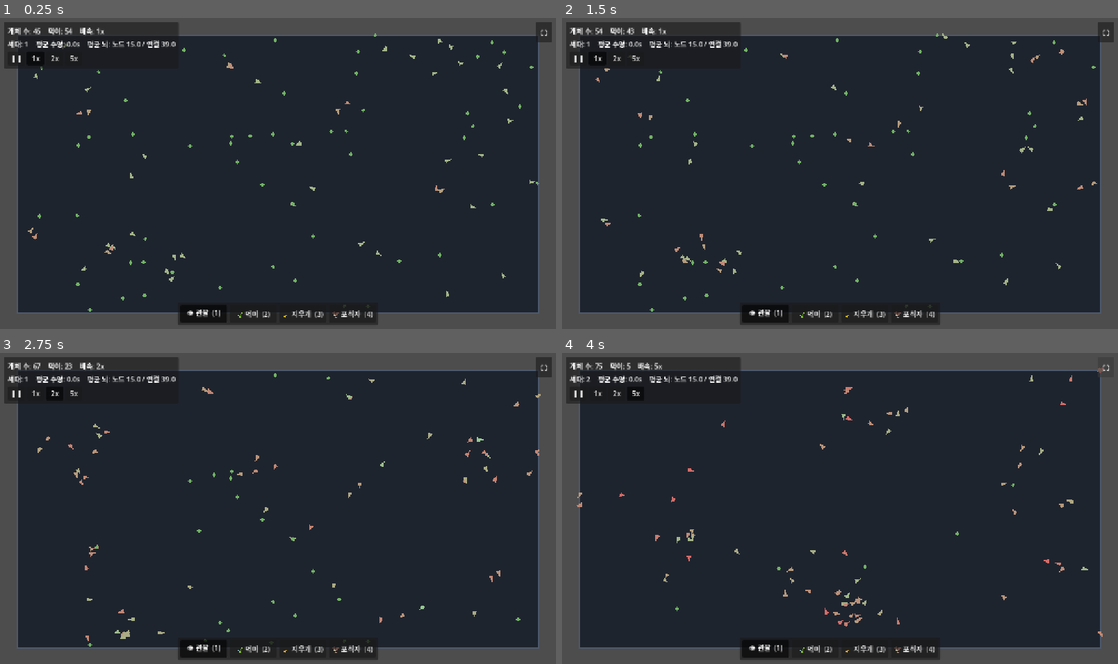
Above: before the commit, frames 1-4 (two rows, left to right).
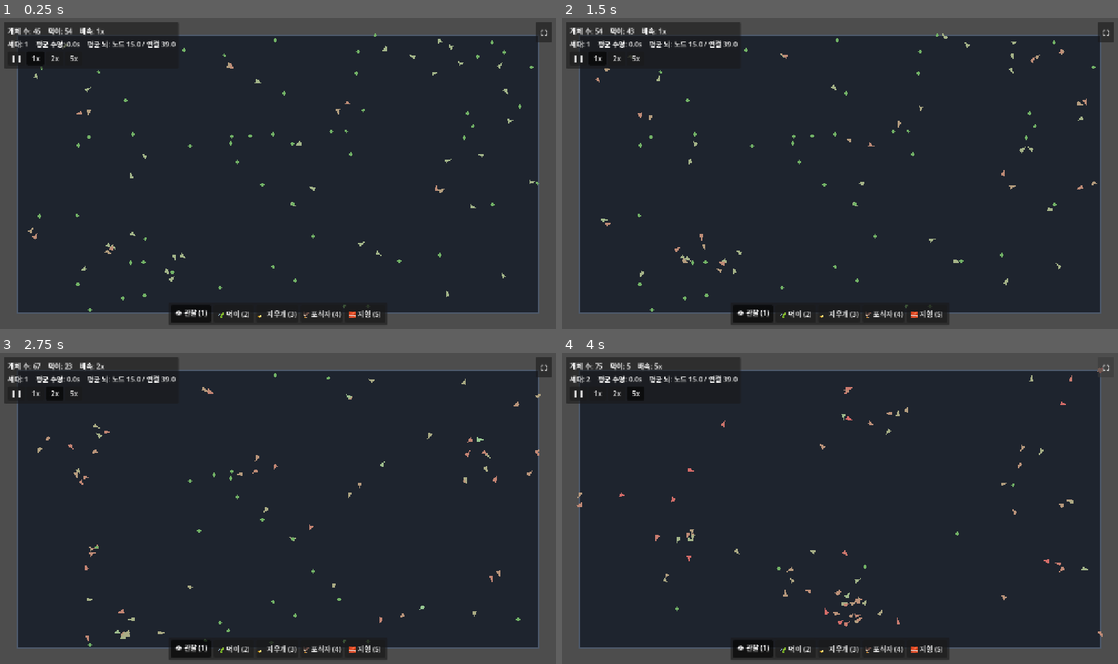
Above: after the commit, the same moments.

Repository: MoriochoRadio/mindlings
Game: Godot game, scene res://scenes/Main.tscn
Two runs of this game, one before a commit and one after it. Both use one fixed random seed, a clock stepped at 60 frames per second and the inputs below.
Inputs:
- Up to frame 1 (0.25 s): no input
- Up to frame 2 (1.5 s): click "❚❚" at 0.5 s; click "1x" at 1.25 s
- Up to frame 3 (2.75 s): click "2x" at 2 s
- Up to frame 4 (4 s): click "5x" at 2.75 s; click "⛶" at 3.5 s

The runs differ from the first frame. In frame 1, 0.7% of the frame differs, in the area x 30-70%, y 92-99%; in frame 2, 0.7%; in frame 3, 0.7%; in frame 4, 0.7%.

Commit message:
M4-3: 지형·장벽 — 공간을 나눠 종 분화 실험 가능
벽으로 무리를 갈라 서로 다른 환경에서 진화시키는 '유도·실험'을 연다
(FUN_DESIGN ②, GAME_DESIGN 4장 niche 분화). 원칙대로 도구 하나만 추가.

- World.gd: 격자(24px) 벽 데이터 + paint_wall/erase_wall + resolve_move(그레이스풀 이동).
  벽은 통과 불가, 부딪히면 축 분리로 벽을 따라 미끄러진다. from이 벽 안이면 자유 탈출
  (벽을 위에 칠해도 영구 끼임 없음 — 안정). 벽은 바뀔 때만 다시 그린다(매 프레임 비용 0,
  벽 없으면 resolve 패스스루).
- Creature.gd / Predator.gd: 이동을 resolve_move로 통과시켜 벽을 막고 미끄러지게.
- GodTools/Toolbar: 🧱 지형 도구(단축키 5). 드래그로 벽 칠하기. 지우개 도구와 우클릭이
  먹이+벽을 함께 제거. 손맛 절제 — 벽 이펙트는 획 시작에만 살짝.
- 범위 규율: 신경망 입력은 건드리지 않음. '벽 센서로 길찾기 진화'는 후속(IDEAS_BACKLOG 기록).
- docs/IDEAS_BACKLOG.md: 벽/지형 센서(진화하는 길찾기) 후속 아이디어 기록.

선택사항(분화 토스트)은 보류: 공간 클러스터 간 유전 분화를 정직하게 감지하려면 별도 작업이
필요하고, 어설픈 휴리스틱은 거짓 토스트를 낸다 → 다음 단계로 미룸.

Co-Authored-By: Claude Opus 4.8 (1M context) <noreply@anthropic.com>

Diff:
--- a/scripts/Creature.gd
+++ b/scripts/Creature.gd
@@ -94,8 +94,10 @@
 	if drive.length() > 0.01:
 		_heading = drive.angle()
 		rotation = _heading
-	position += drive * move_speed * delta
-	position = position.clamp(_bounds.position, _bounds.end)
+	var desired: Vector2 = position + drive * move_speed * delta
+	if _world != null:
+		desired = _world.resolve_move(position, desired)  # 벽을 통과 못 하고 따라 미끄러진다
+	position = desired.clamp(_bounds.position, _bounds.end)
 	_update_color()
 
 	# 번식: 에너지가 임계치를 넘으면 자식 생성(부모 에너지 일부 소모는 World가 처리).
--- a/scripts/GodTools.gd
+++ b/scripts/GodTools.gd
@@ -7,7 +7,7 @@
 ## 캐주얼 우선(LEGIBILITY_UX 2장): 큰 클릭 영역, 쿨다운·자원 없음, 누르면 즉시 반응.
 ## 손맛(FUN_DESIGN 2장 ①): 먹이가 즉시 생기고(DropEffect) 근처 개체가 그쪽으로 모여든다.
 
-enum Tool { OBSERVE, FOOD, ERASE, PREDATOR }
+enum Tool { OBSERVE, FOOD, ERASE, PREDATOR, WALL }
 
 @export_group("먹이 뿌리기")
 ## 한 번 찍을 때 먹이가 퍼지는 반경(px). 크게 = 관대한 조작(캐주얼).
@@ -25,9 +25,14 @@
 ## 포식자는 무겁다 — 드래그로 이만큼 움직일 때마다 한 마리씩만 푼다(절제).
 @export var predator_step: float = 46.0
 
+@export_group("지형/장벽")
+## 벽을 칠하는 브러시 반경(px). 크게 = 관대한 조작(캐주얼).
+@export var wall_brush: float = 30.0
+
 const _FOOD_COLOR := Color(0.55, 0.9, 0.6)
 const _ERASE_COLOR := Color(0.95, 0.55, 0.45)
 const _PRED_COLOR := Color(0.85, 0.35, 0.38)
+const _WALL_COLOR := Color(0.62, 0.58, 0.7)
 
 var _tool: int = Tool.OBSERVE
 var _painting: bool = false      # 좌버튼으로 현재 도구를 칠하는 중
@@ -80,9 +85,11 @@
 		Tool.FOOD:
 			_spread_food(pos)
 		Tool.ERASE:
-			_erase_food(pos)
+			_erase(pos)
 		Tool.PREDATOR:
 			_release_predator(pos)
+		Tool.WALL:
+			_paint_wall(pos)
 	_last_paint = pos
 
 func _spread_food(pos: Vector2) -> void:
@@ -98,10 +105,13 @@
 	if any:
 		_spawn_effect(pos, spread_radius, _FOOD_COLOR)
 
-func _erase_food(pos: Vector2) -> void:
+## 지우개(보조 모드 포함): 반경 안의 먹이와 벽을 함께 지운다.
+func _erase(pos: Vector2) -> void:
 	if _world == null:
 		return
-	if _world.remove_food_near(pos, erase_radius) > 0:
+	var hit: bool = _world.remove_food_near(pos, erase_radius) > 0
+	hit = _world.erase_wall(pos, erase_radius) or hit
+	if hit:
 		_spawn_effect(pos, erase_radius, _ERASE_COLOR)
 
 func _release_predator(pos: Vector2) -> void:
@@ -110,6 +120,13 @@
 	# 한 마리씩 푼다. 등장은 작고 은은한 고리로만 알린다(손맛 절제 — 화려함 금지).
 	if _world.spawn_predator_at(pos):
 		_spawn_effect(pos, 26.0, _PRED_COLOR)
+
+func _paint_wall(pos: Vector2) -> void:
+	if _world == null:
+		return
+	# 벽 자체가 보이는 결과물이므로 이펙트는 *획 시작에만* 살짝(절제).
+	if _world.paint_wall(pos, wall_brush) and _last_paint == Vector2.INF:
+		_spawn_effect(pos, wall_brush, _WALL_COLOR)
 
 func _spawn_effect(pos: Vector2, radius: float, color: Color) -> void:
 	var fx := DropEffect.new()
--- a/scripts/Predator.gd
+++ b/scripts/Predator.gd
@@ -82,8 +82,10 @@
 		# 부드러운 선회(각도 보간). 급선회하는 먹잇감은 turn_rate가 낮을수록 놓친다.
 		_heading = lerp_angle(_heading, moving.angle(), clampf(turn_rate * delta, 0.0, 1.0))
 		rotation = _heading
-		position += Vector2.from_angle(_heading) * move_speed * delta
-		position = position.clamp(_bounds.position, _bounds.end)
+		var desired: Vector2 = position + Vector2.from_angle(_heading) * move_speed * delta
+		if _world != null:
+			desired = _world.resolve_move(position, desired)  # 벽을 통과 못 하고 따라 미끄러진다
+		position = desired.clamp(_bounds.position, _bounds.end)
 
 	_update_color()
 
--- a/scripts/Toolbar.gd
+++ b/scripts/Toolbar.gd
@@ -11,6 +11,7 @@
 	{"id": GodTools.Tool.FOOD, "label": "🍃 먹이", "key": KEY_2, "hint": "2"},
 	{"id": GodTools.Tool.ERASE, "label": "🧹 지우개", "key": KEY_3, "hint": "3"},
 	{"id": GodTools.Tool.PREDATOR, "label": "🦅 포식자", "key": KEY_4, "hint": "4"},
+	{"id": GodTools.Tool.WALL, "label": "🧱 지형", "key": KEY_5, "hint": "5"},
 ]
 
 var _buttons: Array[Button] = []
@@ -45,10 +46,10 @@
 
 	for entry in TOOLS:
 		var b := Button.new()
-		b.text = "%s  (%s)" % [entry["label"], entry["hint"]]
+		b.text = "%s (%s)" % [entry["label"], entry["hint"]]
 		b.toggle_mode = true
 		b.focus_mode = Control.FOCUS_NONE  # 클릭 후 스페이스 등으로 재발동되지 않게
-		b.custom_minimum_size = Vector2(108, 40)  # 큰 클릭 영역(캐주얼)
+		b.custom_minimum_size = Vector2(92, 40)  # 큰 클릭 영역(캐주얼). 5개라 좌하단 뇌 패널과 안 겹치게 조정.
 		b.add_theme_font_size_override("font_size", 16)
 		b.pressed.connect(_select.bind(entry["id"]))
 		hbox.add_child(b)
--- a/scripts/World.gd
+++ b/scripts/World.gd
@@ -64,6 +64,12 @@
 
 var _bounds: Rect2 = Rect2()
 
+# 지형/장벽(M4-3). 격자 셀 단위로 벽을 칠한다 — 공간을 나눠 '종 분화' 실험을 가능케 한다
+# (FUN_DESIGN ②유도·실험 / GAME_DESIGN 4장 niche 분화). 개체·포식자의 이동을 막는다.
+# 범위 주의: 이번엔 '물리적 분리'만. 개체가 벽을 감지·우회 진화하는 '벽 센서'는 후속(IDEAS_BACKLOG).
+const WALL_CELL: int = 24                 # 벽 격자 한 칸 크기(px)
+var _walls: Dictionary = {}               # Vector2i(셀좌표) -> true
+
 # 통계
 var _max_generation: int = 0
 var _death_age_sum: float = 0.0
@@ -99,9 +105,16 @@
 	_spawn_initial()
 	queue_redraw()
 
-## 배경과 경계선을 그린다(로컬 좌표).
+## 배경 → 벽 → 경계선 순으로 그린다(벽은 개체보다 아래에 깔린다). 로컬 좌표.
+## 벽은 바뀔 때만 다시 그린다(paint/erase 시 queue_redraw) — 매 프레임 비용 없음.
 func _draw() -> void:
 	draw_rect(_bounds, Color(0.12, 0.14, 0.18), true)
+	var wall_col := Color(0.34, 0.31, 0.38)       # 차분한 돌빛(은은하게)
+	var edge_col := Color(0.42, 0.39, 0.47, 0.6)
+	for cell in _walls:
+		var r := Rect2(cell.x * WALL_CELL, cell.y * WALL_CELL, WALL_CELL, WALL_CELL)
+		draw_rect(r, wall_col, true)
+		draw_rect(r, edge_col, false, 1.0)
 	draw_rect(_bounds, Color(0.30, 0.35, 0.42), false, 2.0)
 
 func _spawn_initial() -> void:
@@ -274,6 +287,61 @@
 ## 포식자가 굶어 죽었을 때 호출(현재는 통계 훅 자리 — 자기 균형의 신호).
 func report_predator_death() -> void:
 	pass
+
+# ── 지형/장벽(M4-3) ──────────────────────────────────────────────
+
+func has_walls() -> bool:
+	return not _walls.is_empty()
+
+func _cell_of(p: Vector2) -> Vector2i:
+	return Vector2i(floori(p.x / WALL_CELL), floori(p.y / WALL_CELL))
+
+func _cell_center(cell: Vector2i) -> Vector2:
+	return Vector2((cell.x + 0.5) * WALL_CELL, (cell.y + 0.5) * WALL_CELL)
+
+## 브러시 반경 안의 셀을 벽으로 칠한다. 월드 경계 안에만. 새로 칠해졌으면 true.
+func paint_wall(local_pos: Vector2, radius: float) -> bool:
+	return _stamp_wall(local_pos, radius, true)
+
+## 브러시 반경 안의 벽을 지운다. 하나라도 지워졌으면 true.
+func erase_wall(local_pos: Vector2, radius: float) -> bool:
+	return _stamp_wall(local_pos, radius, false)
+
+func _stamp_wall(local_pos: Vector2, radius: float, add: bool) -> bool:
+	var changed: bool = false
+	var c: Vector2i = _cell_of(local_pos)
+	var rc: int = int(ceil(radius / WALL_CELL))
+	var r2: float = radius * radius
+	for dx in range(-rc, rc + 1):
+		for dy in range(-rc, rc + 1):
+			var cell := Vector2i(c.x + dx, c.y + dy)
+			var center: Vector2 = _cell_center(cell)
+			if local_pos.distance_squared_to(center) > r2:
+				continue
+			if add:
+				if _bounds.has_point(center) and not _walls.has(cell):
+					_walls[cell] = true
+					changed = true
+			elif _walls.erase(cell):
+				changed = true
+	if changed:
+		queue_redraw()
+	return changed
+
+func _cell_blocked(p: Vector2) -> bool:
+	return _walls.has(_cell_of(p))
+
+## 그레이스풀 이동(개체·포식자 공용). 벽은 통과 못 하되 *벽을 따라 미끄러진다*(축 분리).
+## from이 이미 벽 안이면(벽이 위에 칠해진 경우) 자유롭게 빠져나가게 해 영구 끼임을 막는다.
+func resolve_move(from: Vector2, to: Vector2) -> Vector2:
+	if _walls.is_empty() or _cell_blocked(from):
+		return to
+	var result: Vector2 = from
+	if not _cell_blocked(Vector2(to.x, from.y)):
+		result.x = to.x
+	if not _cell_blocked(Vector2(result.x, to.y)):
+		result.y = to.y
+	return result
 
 func _random_point() -> Vector2:
 	return Vector2(
Not shown, changed: docs/IDEAS_BACKLOG.md
